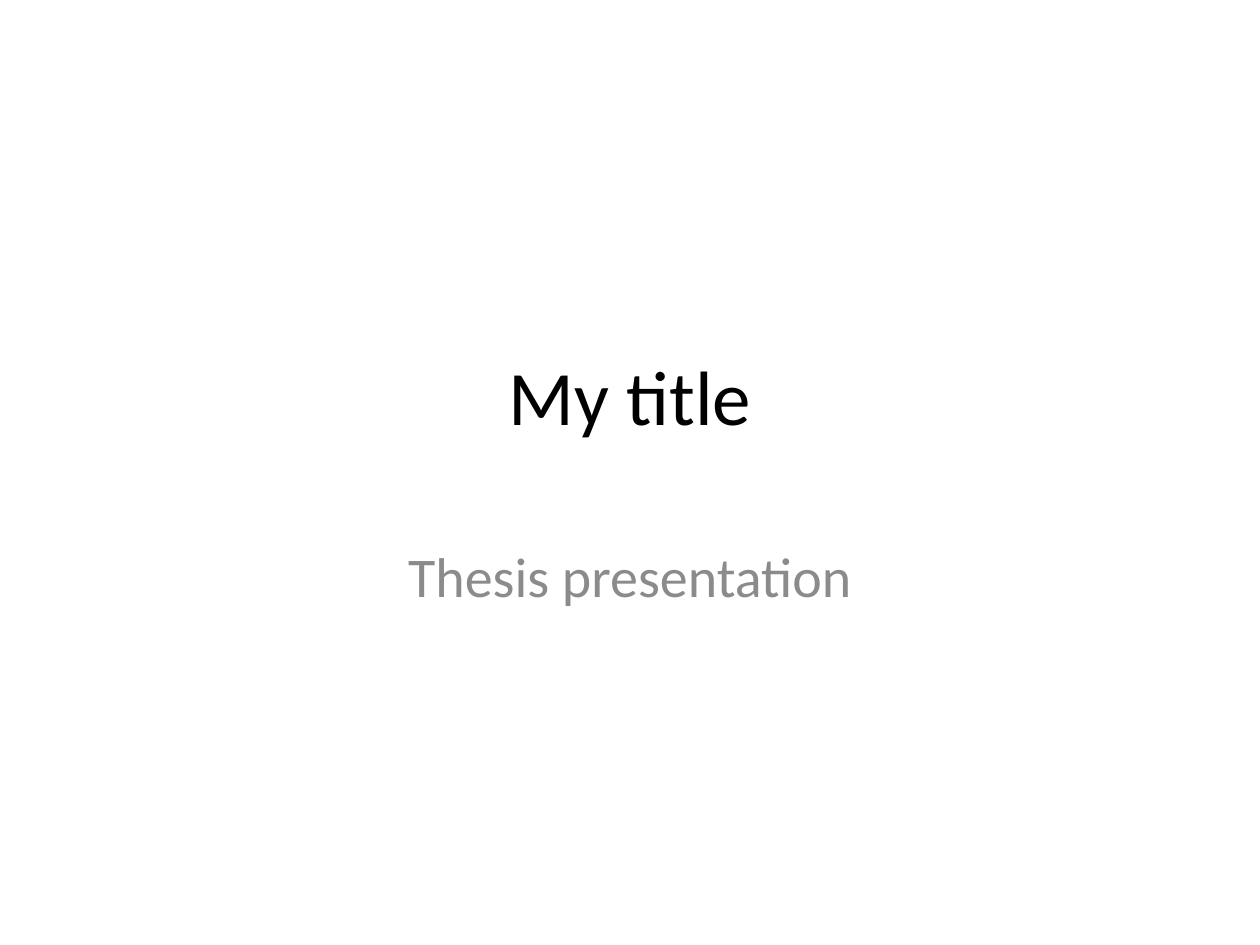
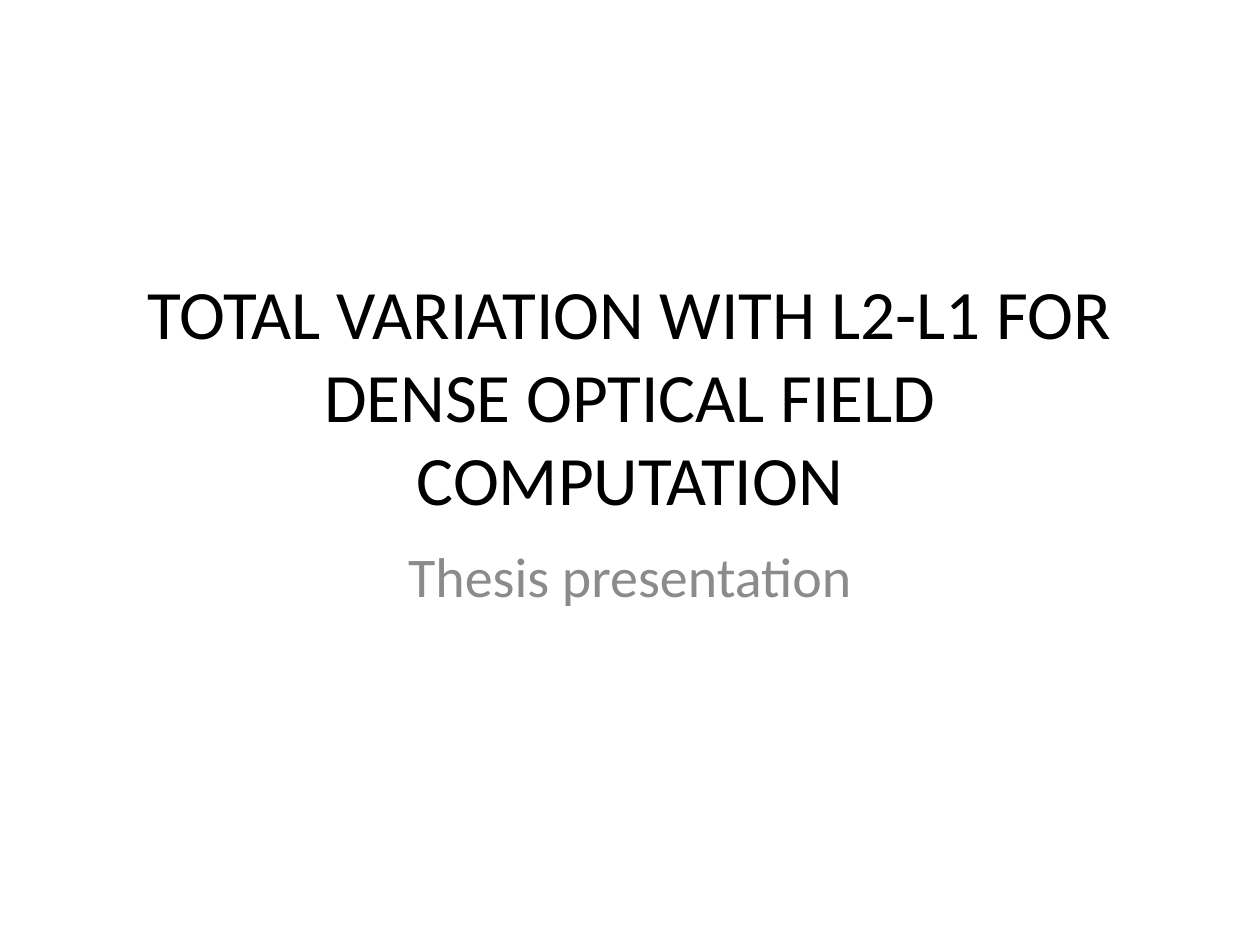
Before and after one commit to lmotioc/DocOF, a slide deck: slide 1 of New Microsoft PowerPoint Presentation.pptx. Drawn at 1260x945 pixels with LibreOffice and Linux fonts; fonts in the diff are those of the drawing. Boxes give left, top, right and bottom in pixels: in the first picture for what was removed or moved away, otherwise in the second. Text is boxed around its words. In the diff, an @@ line names an element or a change of style, - is before the commit and + after.

Commit message:
presentation

```diff
--- a/New Microsoft PowerPoint Presentation.pptx
+++ b/New Microsoft PowerPoint Presentation.pptx
@@ title at [148,294,1112,506]: text changed; size 44 to 39.6 pt @@
-My title
+TOTAL VARIATION WITH L2-L1 FOR DENSE OPTICAL FIELD
+COMPUTATION
```
Also in this commit, not shown: 3 slides added.
